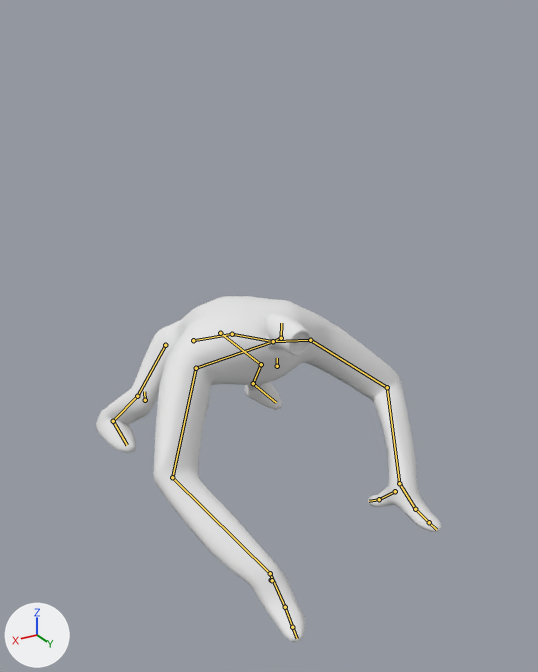
What one commit did to the Blender file Animation/PitchPitchL.blend.
One viewpoint serves both versions: a 50 mm camera at (430.0, 880.0, 582.0) aimed at (-10.0, 145.0, 214.0). Lighting does not change. The marker at lower left points along +X, +Y and +Z. Both versions are drawn at frame 10 of the action 'PitchPitchL'; the numbers are the values there. The bones that bend it are drawn over the model as lines.
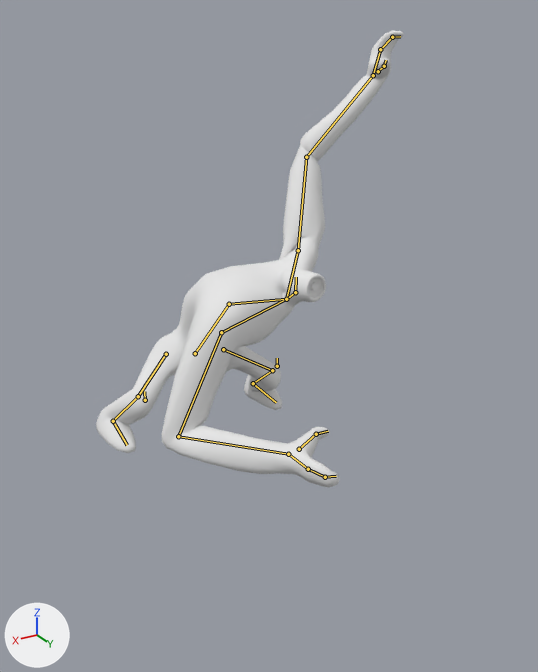
What differs and where, as boxes [x1, y1, x2, y2] in the pictures (538 x 672 px):
'Cube', posed (11% narrower, 32% taller)
    before: [96, 296, 442, 642]
    after: [96, 31, 404, 487]
bone 'torso1', root to tip
    before: (193, 340) to (232, 334)
    after: (195, 353) to (229, 304)
bone 'torso2', root to tip
    before: (232, 334) to (273, 341)
    after: (229, 304) to (286, 299)
bone 'neck', root to tip
    before: (273, 341) to (281, 338)
    after: (286, 299) to (295, 292)
bone 'shoulder.r', root to tip
    before: (273, 341) to (196, 368)
    after: (286, 299) to (221, 332)
bone 'finger1.r', root to tip
    before: (285, 607) to (292, 627)
    after: (308, 469) to (325, 477)
bone 'thumb2.r', root to tip
    before: (272, 580) to (271, 577)
    after: (316, 434) to (328, 431)
bone 'shoulder.l', root to tip
    before: (273, 341) to (310, 340)
    after: (286, 299) to (298, 250)
bone 'finger1.l', root to tip
    before: (415, 509) to (429, 522)
    after: (380, 49) to (392, 37)
bone 'finger2.l', root to tip
    before: (429, 522) to (436, 529)
    after: (392, 37) to (400, 36)
bone 'thumb1.l', root to tip
    before: (395, 491) to (379, 499)
    after: (378, 71) to (384, 66)
bone 'thumb2.l', root to tip
    before: (379, 499) to (369, 501)
    after: (384, 66) to (386, 60)

What the commit changed:
Bone 'root' (bone_root) moves from (0.0, 0.0, -41.1) to (0.0, -26.0, -31.7).
Bone 'root' (bone_root) turns from (0, 0, 0) to (0, -9, 5) degrees about its own x, y and z.
Bone 'torso1' (bone_torso1) turns from (-16, 0, 0) to (12, 6, 11) degrees about its own x, y and z.
Bone 'torso2' (bone_torso2) turns from (-20, -1, -3) to (-43, 2, 6) degrees about its own x, y and z.
Bone 'neck' (bone_neck) turns from (0, 0, 0) to (4, 1, -11) degrees about its own x, y and z.
Bone 'shoulder.r' (bone_shoulder_r) turns from (0, 0, 0) to (-4, -5, 14) degrees about its own x, y and z.
Bone 'finger1.r' (bone_finger1_r) turns from (0, 0, 0) to (22, -3, 19) degrees about its own x, y and z.
Bone 'thumb2.r' (bone_thumb2_r) turns from (0, 0, 0) to (5, -12, 50) degrees about its own x, y and z.
Bone 'shoulder.l' (bone_shoulder_l) turns from (0, 0, 0) to (38, 15, 58) degrees about its own x, y and z.
Bone 'finger1.l' (bone_finger1_l) turns from (0, 0, 0) to (26, 28, -27) degrees about its own x, y and z.
Bone 'finger2.l' (bone_finger2_l) turns from (0, 0, 0) to (-44, 27, 10) degrees about its own x, y and z.
Bone 'thumb1.l' (bone_thumb1_l) turns from (0, 0, 0) to (10, 10, 9) degrees about its own x, y and z.
Bone 'thumb2.l' (bone_thumb2_l) turns from (0, 0, 0) to (-7, 16, -36) degrees about its own x, y and z.
Bone 'hand_ik_r' (bone_hand_ik_r) moves from (-114.8, 159.7, 9.6) to (-169.1, 44.5, -44.5).
Bone 'hand_ik_r' (bone_hand_ik_r) turns from (0, 0, 0) to (72, 78, 102) degrees about its own x, y and z.
Bone 'elbow_pole.r' (bone_elbow_pole_r) moves from (0.0, 0.0, 0.0) to (15.9, 27.9, -121.6).
Bone 'hand_ik_l' (bone_hand_ik_l) moves from (76.8, 110.0, 3.7) to (196.0, -380.7, 272.3).
Bone 'hand_ik_l' (bone_hand_ik_l) turns from (0, 0, 0) to (65, 38, -92) degrees about its own x, y and z.
Bone 'elbow_pole.l' (bone_elbow_pole_l) moves from (-2.2, 3.9, -16.8) to (1494.5, 813.4, -1840.9).
